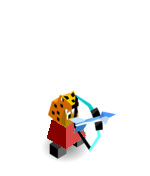
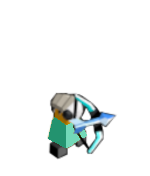
The second 150 x 176 image is a revision of the first. Changes to its layers:
hid "icearcher.png #14", painted on it over [42, 90, 117, 163]
added layer "icearcher.png #15" above "icearcher.png #2" over [47, 92, 118, 160]
